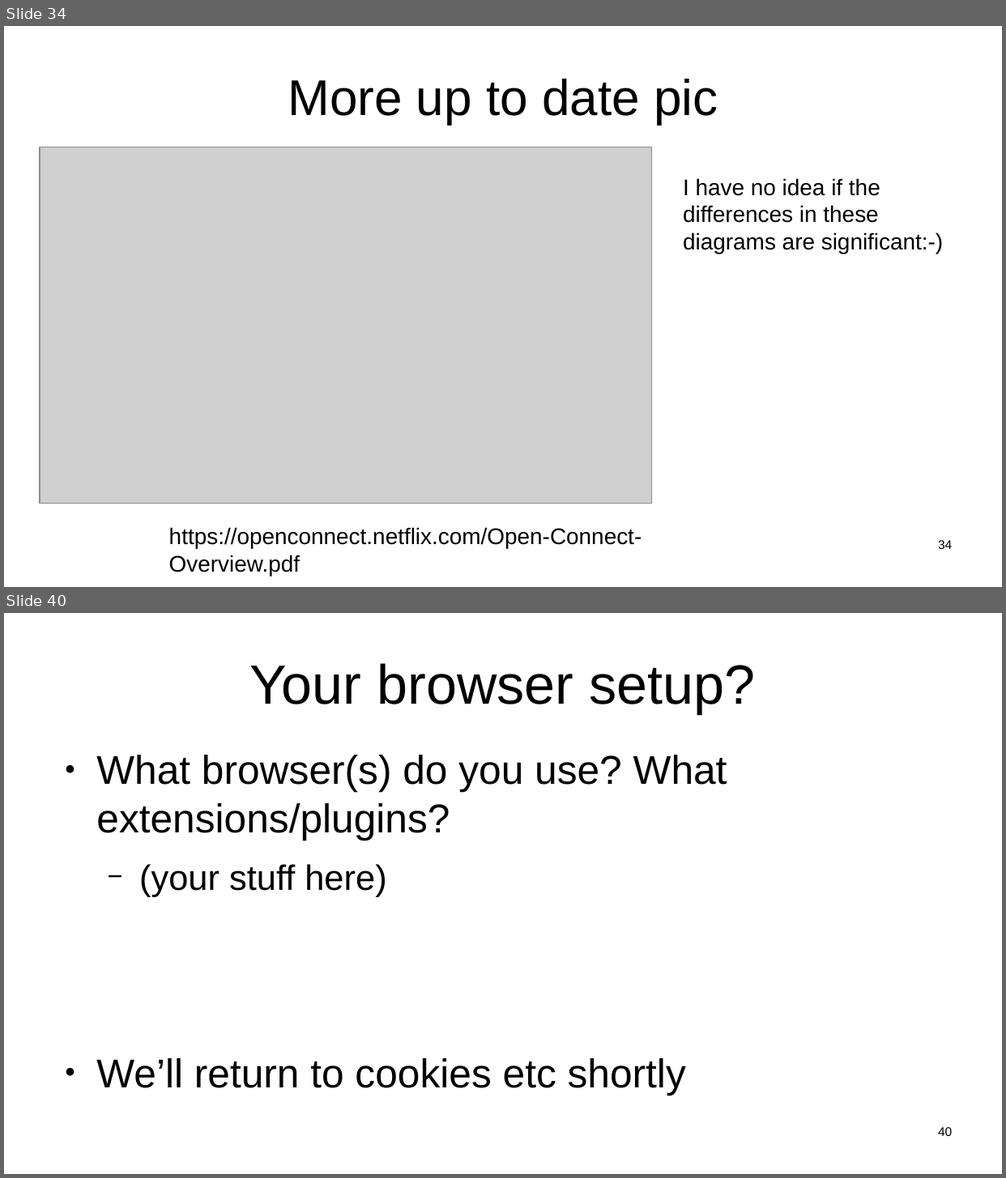
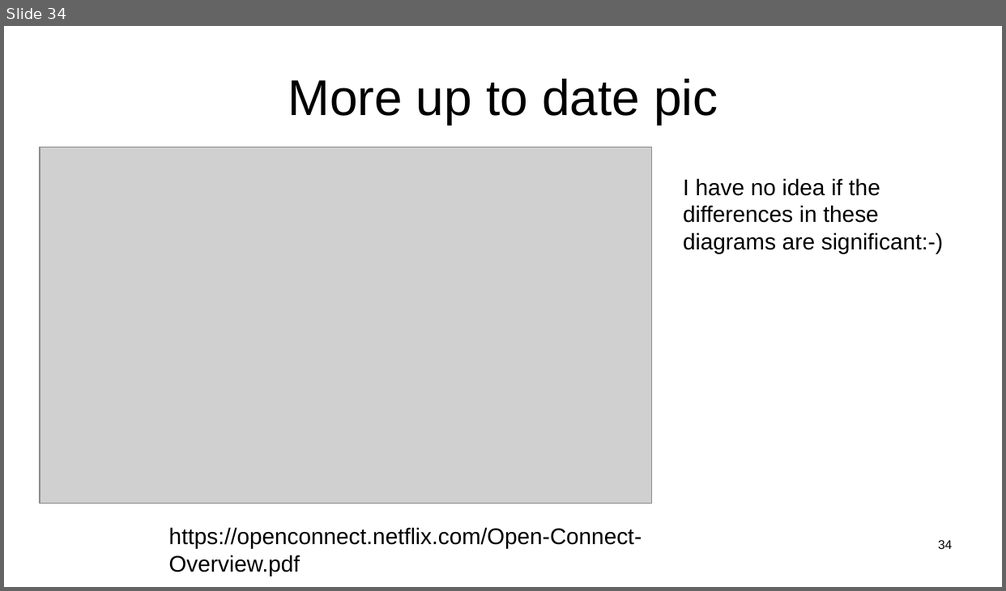
Before and after one commit to sftcd/witidtm, a slide deck: lectures/2021-2022/200-web.odp. Shown one above the other, each under a label of ours: slides 34 and 40 before the commit, slide 34 after it; the slides between them are not shown. The pictures are 1006x1178 and 1006x591 pixels, drawn with LibreOffice and Linux fonts; fonts in the diff are those of the drawing; grey boxes stand for pictures. Boxes give left, top, right and bottom in pixels: in the first picture for what was removed or moved away, otherwise in the second. Text is boxed around its words. In the diff, an @@ line names an element or a change of style, - is before the commit and + after.

```diff
--- a/lectures/2021-2022/200-web.odp
+++ b/lectures/2021-2022/200-web.odp
@@ slide 40 removed at (4,613,1002,1174), background #FFFFFF @@
@@ title removed at (250,663,755,714) @@
-Your browser setup?
@@ text removed at (96,755,727,1088) @@
-● What browser(s) do you use? What extensions/plugins?
-  − (your stuff here)
-● We’ll return to cookies etc shortly
@@ page number removed at (938,1127,952,1136) @@
-40
```
Also in this commit, not shown: 5 other slides removed, 7 other files.
